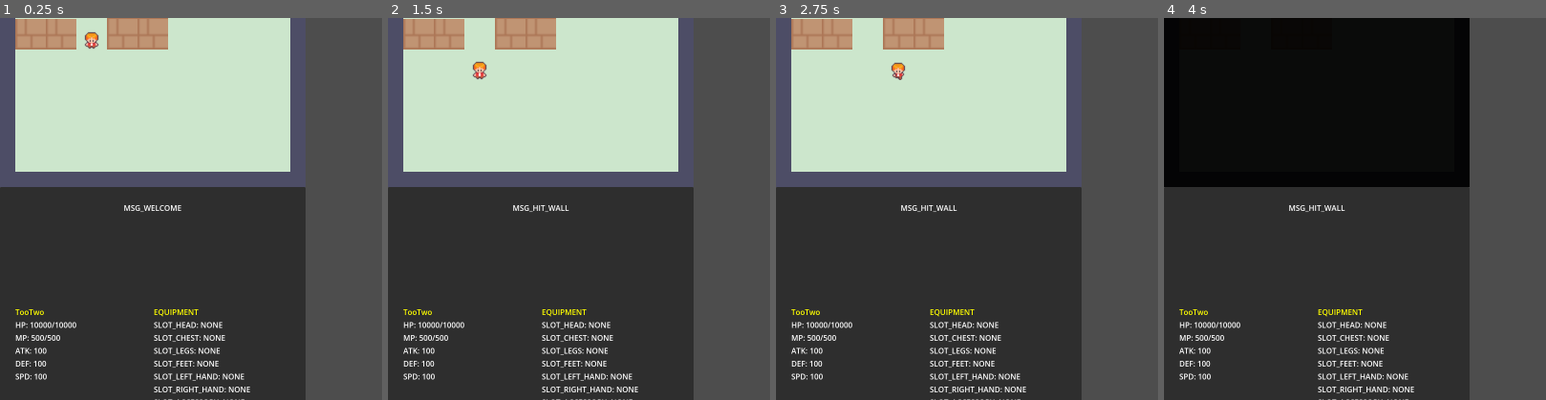
Above: before the commit, frames 1-4 (left to right).
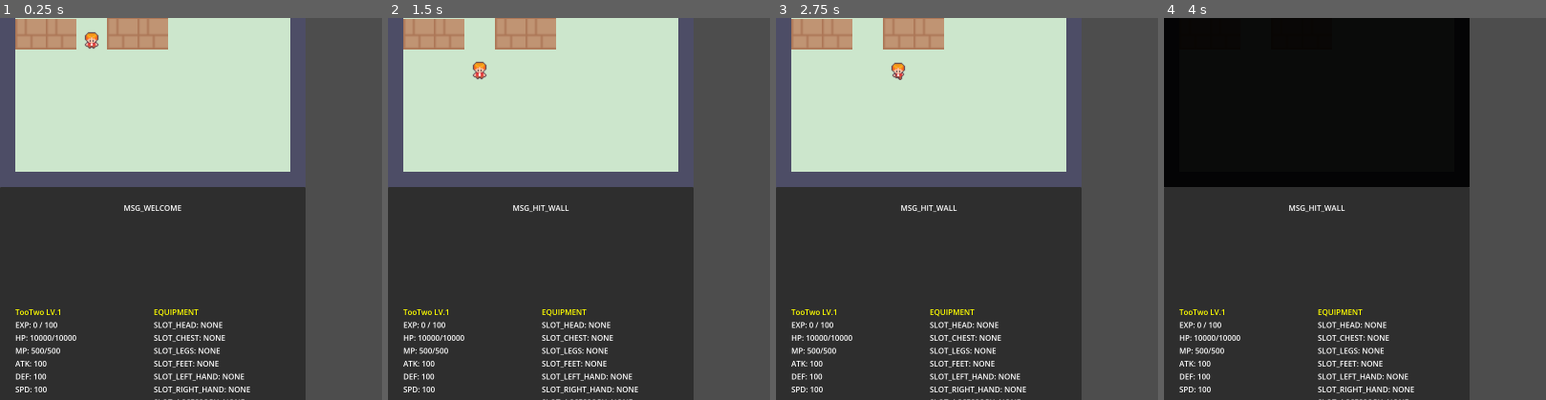
Above: after the commit, the same moments.

Repository: yifan-lee/ATB_Tower_Climber
Game: Godot game, scene res://scenes/main.tscn
Two runs of this game, one before a commit and one after it. Both use one fixed random seed, a clock stepped at 60 frames per second and the inputs below. The project has no main scene, so this scene is started directly.
Inputs:
- Up to frame 1 (0.25 s): no input
- Up to frame 2 (1.5 s): tap Enter (ui_accept) at 0.5, 0.77, 1.25 s; hold Right (ui_right) 0.53-1.28 s; tap Space at 0.6 s; tap Z at 0.8, 1.35 s; hold Down (ui_down) from 1.28 s (still down)
- Up to frame 3 (2.75 s): tap Enter (ui_accept) at 1.52 s; tap Space at 1.55, 2.1 s; release Down (ui_down) at 2.03 s; hold Right (ui_right) from 2.03 s (still down); tap Z at 2.3 s
- Up to frame 4 (4 s): release Right (ui_right) at 2.78 s; hold Up (ui_up) 2.78-3.53 s; tap Z at 2.85, 3.8 s; tap Enter (ui_accept) at 3.02, 3.77 s; tap Space at 3.05 s; hold Left (ui_left) from 3.53 s (still down); tap B at 3.6 s
The pictures show only the part of the screen within x 0-50%, y 18-68%; the shares and areas given below are measured in that part.

The runs differ from the first frame. In frame 1, 0.8% of the frame differs, in the area x 4-20%, y 76-98%; in frame 2, 0.8%; in frame 3, 0.8%; in frame 4, 0.8%.

Commit message:
add level system

Diff:
--- a/config/entity_db.gd
+++ b/config/entity_db.gd
@@ -43,7 +43,9 @@
         "res://assets/sprites/enemy/Basic Monster Animations/Bloodshot Eye/blootshot_eye.tres",
         [
             SkillDB.get_skill("basic_atk"),
-        ]
+        ],
+        {}, # Empty inventory
+        5   # Level 5
     )
 
 func get_stats(id: String) -> Stats:
--- a/core/event_bus.gd
+++ b/core/event_bus.gd
@@ -30,3 +30,7 @@
 signal hide_inventory()
 signal inventory_input(event: InputEvent)
 signal player_stats_changed()
+
+# --- 升级系统相关信号 ---
+signal show_level_up()
+signal hide_level_up()
--- a/data/stat.gd
+++ b/data/stat.gd
@@ -23,7 +23,13 @@
 	Item.EquipSlot.ACCESSORY: null
 }
 
-func setup(n: String, hp: int, chp: int, mp: int, cmp: int, a: int, d: int, s: int, anim: String, sk: Array[Skill], inv: Dictionary = {}) -> Stats:
+@export var level: int = 1
+@export var exp: int = 0
+@export var max_exp: int = 100
+@export var stat_points: int = 0
+@export var exp_yield: int = -1 # -1 means use formula based on level
+
+func setup(n: String, hp: int, chp: int, mp: int, cmp: int, a: int, d: int, s: int, anim: String, sk: Array[Skill], inv: Dictionary = {}, lvl: int = 1) -> Stats:
 	entity_name = n
 	max_hp = hp
 	current_hp = chp
@@ -35,7 +41,32 @@
 	anim_path = anim
 	skills = sk
 	inventory = inv
+	level = lvl
+	max_exp = level * 100
 	return self
+
+func get_exp_yield() -> int:
+	if exp_yield != -1:
+		return exp_yield
+	return level * 20
+
+# Future interface for recovering on level up (currently disabled by user request)
+func recover_on_level_up():
+	pass
+	# current_hp = get_total_max_hp()
+	# current_mp = get_total_max_mp()
+
+func gain_exp(amount: int) -> bool:
+	exp += amount
+	var leveled_up = false
+	while exp >= max_exp:
+		exp -= max_exp
+		level += 1
+		max_exp = level * 100
+		stat_points += 5
+		leveled_up = true
+		recover_on_level_up()
+	return leveled_up
 
 func get_total_max_hp() -> int:
 	var total = max_hp
--- a/locale/texts.csv
+++ b/locale/texts.csv
@@ -1,6 +1,7 @@
 keys,zh_CN,en_US
 MSG_WELCOME,欢迎来到 TT 塔，勇者！,"Welcome to TT Tower, Hero!"
 MSG_HIT_WALL,哎哟！前面是一堵墙。,"Ouch! It's a wall."
+MSG_GAINED_EXP,获得经验：,"Gained EXP: "
 MSG_HIT_ENEMY,遭遇怪物，开始战斗！,"Encountered an enemy, battle begins!"
 MSG_PLAYER_TURN,玩家回合,"Player's Turn"
 MSG_ENEMY_TURN,怪物回合,"Enemy's Turn"
@@ -22,9 +23,9 @@
 CATEGORY_POTION,药品,Potions
 CATEGORY_EQUIP,装备,Equipment
 ITEM_HP_POTION_NAME,恢复药剂,Health Potion
-ITEM_HP_POTION_DESC,恢复50点生命值,Restore 50 HP
+ITEM_HP_POTION_DESC,恢复生命值,Restore HP
 ITEM_MP_POTION_NAME,魔法药剂,Mana Potion
-ITEM_MP_POTION_DESC,恢复50点魔法值,Restore 50 MP
+ITEM_MP_POTION_DESC,恢复魔法值,Restore MP
 SLOT_HEAD,头盔,Head
 SLOT_CHEST,身体,Body
 SLOT_LEGS,腿部,Legs
@@ -39,7 +40,7 @@
 EQUIPMENT_JY_SWORD,绝世好剑,Peerless Sword
 EQUIPMENT_JY_SWORD_DESC,提升大量攻击力,Increases attack power
 EQUIPMENT_TREE_BRANCH,树枝,Tree Branch
-EQUIPMENT_TREE_BRANCH_DESC,树枝，增加一点攻击力,A tree branch increases attack power
+EQUIPMENT_TREE_BRANCH_DESC,树枝,A tree branch
 EQUIPMENT_SWIFT_BOOTS,疾风靴,Swift Boots
 EQUIPMENT_SWIFT_BOOTS_DESC,轻盈的靴子,Light boots
 MSG_USED_ITEM,使用了,"Used "
--- a/scenes/battle.gd
+++ b/scenes/battle.gd
@@ -202,6 +202,9 @@
 
 	if defender.current_hp <= 0:
 		if defender == enemy_stats:
+			var gained_exp = enemy_stats.get_exp_yield()
+			player_stats.gain_exp(gained_exp)
+			EventBus.show_system_message.emit(["MSG_GAINED_EXP", str(gained_exp)])
 			EventBus.battle_ended.emit("win")
 		else:
 			EventBus.battle_ended.emit("lose")
--- a/scenes/main.gd
+++ b/scenes/main.gd
@@ -6,6 +6,7 @@
 const Player = preload("res://entities/player.gd")
 const BattleScene = preload("res://scenes/battle.gd")
 const InventoryView = preload("res://ui/inventory_view.gd")
+const LevelUpView = preload("res://ui/level_up_view.gd")
 
 
 var game_container: Control
@@ -15,6 +16,7 @@
 var current_map: Node2D
 var player_instance: CharacterBody2D
 var inventory_view: Control
+var level_up_view: Control
 
 func _ready():
 	game_container = Control.new()
@@ -30,6 +32,16 @@
 	EventBus.request_map_change.connect(_on_map_change_requested)
 	EventBus.encounter_monster.connect(_on_encounter_monster)
 	EventBus.battle_ended.connect(_on_battle_ended)
+	EventBus.show_level_up.connect(_on_level_up_shown)
+	EventBus.hide_level_up.connect(_on_level_up_hidden)
+
+func _on_level_up_shown():
+	current_state = AppState.INVENTORY # Reuse inventory state to block map input
+	_pause_map_and_player()
+
+func _on_level_up_hidden():
+	current_state = AppState.MAP
+	_resume_map_and_player()
 
 func _setup_containers():
 	# 动态设置 GameContainer 尺寸
@@ -67,6 +79,11 @@
 	# 设置锚点为全屏
 	inventory_view.set_anchors_and_offsets_preset(Control.PRESET_FULL_RECT)
 	game_container.add_child(inventory_view)
+
+	# 5. 加载升级层
+	level_up_view = LevelUpView.new()
+	level_up_view.set_anchors_and_offsets_preset(Control.PRESET_FULL_RECT)
+	game_container.add_child(level_up_view)
 
 func _on_map_change_requested(target_scene_path: String, spawn_grid_pos: Vector2i):
 	# 1. 挂起旧地图（为了解决隐形墙Bug，这里必须从树上拔除碰撞体）
@@ -156,6 +173,10 @@
 	# 3. 恢复并显示探索地图和玩家 (完美保留在原位！)
 	_resume_map_and_player()
 
+	var player_stats = EntityDB.get_stats("player")
+	if player_stats.stat_points > 0:
+		EventBus.show_level_up.emit()
+
 func _pause_map_and_player():
 	if current_map:
 		current_map.process_mode = Node.PROCESS_MODE_DISABLED
--- /dev/null
+++ b/ui/level_up_view.gd
@@ -0,0 +1,188 @@
+# res://ui/level_up_view.gd
+extends Control
+
+var player_stats: Stats
+var available_points: int = 0
+
+var temp_allocations: Dictionary = {
+	"hp": 0,
+	"atk": 0,
+	"def": 0,
+	"spd": 0
+}
+
+# UI nodes
+var points_label: Label
+var hp_label: Label
+var atk_label: Label
+var def_label: Label
+var spd_label: Label
+var confirm_label: Label
+
+var current_selection_index: int = 0
+const MAX_SELECTION_INDEX = 4 # 0:hp, 1:atk, 2:def, 3:spd, 4:confirm
+
+func _ready():
+	visible = false
+	player_stats = EntityDB.get_stats("player")
+
+	# Semi-transparent background
+	var bg = ColorRect.new()
+	bg.set_anchors_preset(Control.PRESET_FULL_RECT)
+	bg.color = Color(0, 0, 0, 0.8)
+	add_child(bg)
+
+	var vbox = VBoxContainer.new()
+	add_child(vbox)
+
+	vbox.size = Vector2(GameConfig.SCREEN_WIDTH, GameConfig.GAME_AREA_HEIGHT - 100)
+	vbox.set_anchors_preset(Control.PRESET_CENTER)
+	vbox.alignment = BoxContainer.ALIGNMENT_CENTER
+
+	var title = Label.new()
+	title.text = "=== LEVEL UP ===" # Will be updated/translated if needed
+	title.horizontal_alignment = HORIZONTAL_ALIGNMENT_CENTER
+	title.add_theme_color_override("font_color", Color.YELLOW)
+	vbox.add_child(title)
+
+	points_label = Label.new()
+	points_label.horizontal_alignment = HORIZONTAL_ALIGNMENT_CENTER
+	vbox.add_child(points_label)
+
+	# Add spacing
+	var spacer = Control.new()
+	spacer.custom_minimum_size = Vector2(0, 20)
+	vbox.add_child(spacer)
+
+	hp_label = _create_stat_row(vbox)
+	atk_label = _create_stat_row(vbox)
+	def_label = _create_stat_row(vbox)
+	spd_label = _create_stat_row(vbox)
+
+	var spacer2 = Control.new()
+	spacer2.custom_minimum_size = Vector2(0, 20)
+	vbox.add_child(spacer2)
+
+	confirm_label = Label.new()
+	confirm_label.text = "[ CONFIRM ]"
+	confirm_label.horizontal_alignment = HORIZONTAL_ALIGNMENT_CENTER
+	vbox.add_child(confirm_label)
+
+	EventBus.show_level_up.connect(_on_show)
+	EventBus.hide_level_up.connect(_on_hide)
+
+	set_process_input(false)
+
+func _create_stat_row(parent: Node) -> Label:
+	var lbl = Label.new()
+	lbl.horizontal_alignment = HORIZONTAL_ALIGNMENT_CENTER
+	parent.add_child(lbl)
+	return lbl
+
+func _on_show():
+	visible = true
+	set_process_input(true)
+	available_points = player_stats.stat_points
+	current_selection_index = 0
+
+	temp_allocations = {
+		"hp": 0,
+		"atk": 0,
+		"def": 0,
+		"spd": 0
+	}
+
+	_update_ui()
+
+func _on_hide():
+	visible = false
+	set_process_input(false)
+
+func _update_ui():
+	points_label.text = "Stat Points: " + str(available_points)
+
+	_update_row(hp_label, 0, "HP", player_stats.max_hp, temp_allocations["hp"], 10)
+	_update_row(atk_label, 1, "ATK", player_stats.atk, temp_allocations["atk"], 1)
+	_update_row(def_label, 2, "DEF", player_stats.def, temp_allocations["def"], 1)
+	_update_row(spd_label, 3, "SPD", player_stats.spd, temp_allocations["spd"], 1)
+
+	if current_selection_index == 4:
+		if available_points == 0:
+			confirm_label.add_theme_color_override("font_color", Color.YELLOW)
+			confirm_label.text = "> [ CONFIRM ] <"
+		else:
+			confirm_label.add_theme_color_override("font_color", Color.DARK_GRAY)
+			confirm_label.text = "  [ CONFIRM ]  "
+	else:
+		if available_points == 0:
+			confirm_label.add_theme_color_override("font_color", Color.WHITE)
+		else:
+			confirm_label.add_theme_color_override("font_color", Color.DARK_GRAY)
+		confirm_label.text = "  [ CONFIRM ]  "
+
+func _update_row(lbl: Label, index: int, stat_name: String, base_val: int, allocated_pts: int, multiplier: int):
+	var prefix = "> " if current_selection_index == index else "  "
+	var suffix = " <" if current_selection_index == index else "  "
+
+	var current_total = base_val + (allocated_pts * multiplier)
+	var alloc_str = ""
+	if allocated_pts > 0:
+		alloc_str = " (+" + str(allocated_pts * multiplier) + ")"
+
+	lbl.text = prefix + stat_name + ": " + str(current_total) + alloc_str + suffix
+	if current_selection_index == index:
+		lbl.add_theme_color_override("font_color", Color.YELLOW)
+	else:
+		lbl.add_theme_color_override("font_color", Color.WHITE)
+
+func _input(event):
+	if not visible:
+		return
+
+	if event is InputEventKey and event.pressed and not event.echo:
+		if event.keycode == KEY_UP:
+			current_selection_index = max(0, current_selection_index - 1)
+			_update_ui()
+			accept_event()
+		elif event.keycode == KEY_DOWN:
+			current_selection_index = min(MAX_SELECTION_INDEX, current_selection_index + 1)
+			_update_ui()
+			accept_event()
+		elif event.keycode == KEY_LEFT:
+			_handle_allocation(-1)
+			accept_event()
+		elif event.keycode == KEY_RIGHT:
+			_handle_allocation(1)
+			accept_event()
+		elif event.keycode == KEY_ENTER or event.keycode == KEY_SPACE or event.keycode == KEY_Z:
+			if current_selection_index == MAX_SELECTION_INDEX and available_points == 0:
+				_apply_allocations()
+				EventBus.hide_level_up.emit()
+				accept_event()
+
+func _handle_allocation(delta: int):
+	var key = ""
+	if current_selection_index == 0: key = "hp"
+	elif current_selection_index == 1: key = "atk"
+	elif current_selection_index == 2: key = "def"
+	elif current_selection_index == 3: key = "spd"
+	else: return
+
+	if delta > 0 and available_points > 0:
+		temp_allocations[key] += 1
+		available_points -= 1
+	elif delta < 0 and temp_allocations[key] > 0:
+		temp_allocations[key] -= 1
+		available_points += 1
+
+	_update_ui()
+
+func _apply_allocations():
+	player_stats.max_hp += temp_allocations["hp"] * 10
+	player_stats.current_hp += temp_allocations["hp"] * 10 # Also heal by the amount gained
+	player_stats.atk += temp_allocations["atk"]
+	player_stats.def += temp_allocations["def"]
+	player_stats.spd += temp_allocations["spd"]
+
+	player_stats.stat_points = 0 # Safety
+	EventBus.player_stats_changed.emit()
--- a/ui/stat_info_view.gd
+++ b/ui/stat_info_view.gd
@@ -3,6 +3,8 @@
 
 var player_stats: Stats
 
+var name_lbl: RichTextLabel
+var exp_lbl: RichTextLabel
 var hp_lbl: RichTextLabel
 var mp_lbl: RichTextLabel
 var atk_lbl: RichTextLabel
@@ -26,9 +28,12 @@
 	stat_vbox.size_flags_horizontal = Control.SIZE_EXPAND_FILL
 	hbox.add_child(stat_vbox)
 
-	var name_lbl = _create_label(player_stats.entity_name)
+	name_lbl = _create_label("")
 	name_lbl.add_theme_color_override("default_color", Color(1, 1, 0))
 	stat_vbox.add_child(name_lbl)
+
+	exp_lbl = _create_label("")
+	stat_vbox.add_child(exp_lbl)
 
 	hp_lbl = _create_label("")
 	mp_lbl = _create_label("")
@@ -83,6 +88,9 @@
 	return "UNKNOWN"
 
 func _update_stats():
+	name_lbl.text = player_stats.entity_name + " LV." + str(player_stats.level)
+	exp_lbl.text = "EXP: " + str(player_stats.exp) + " / " + str(player_stats.max_exp)
+
 	hp_lbl.text = "HP: " + str(player_stats.current_hp) + "/" + str(player_stats.get_total_max_hp())
 	mp_lbl.text = "MP: " + str(player_stats.current_mp) + "/" + str(player_stats.get_total_max_mp())
 	atk_lbl.text = "ATK: " + str(player_stats.get_total_atk())
Binary file changed: locale/texts.en_US.translation
Binary file changed: locale/texts.zh_CN.translation
Not shown, added: ui/level_up_view.gd.uid
